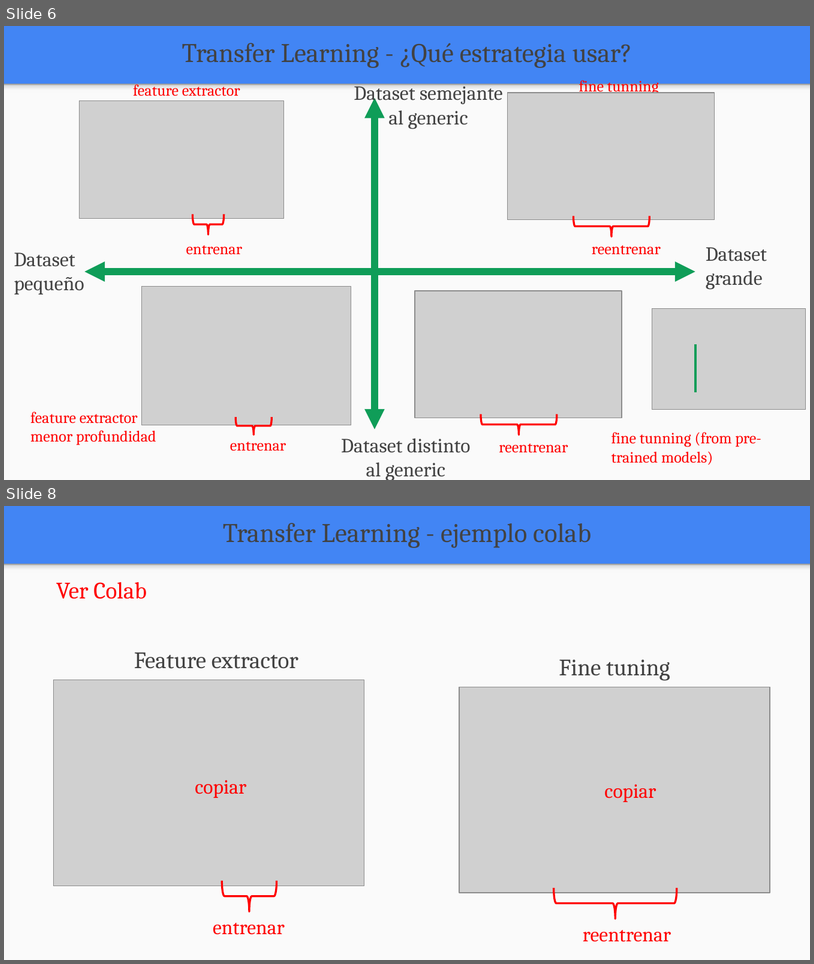
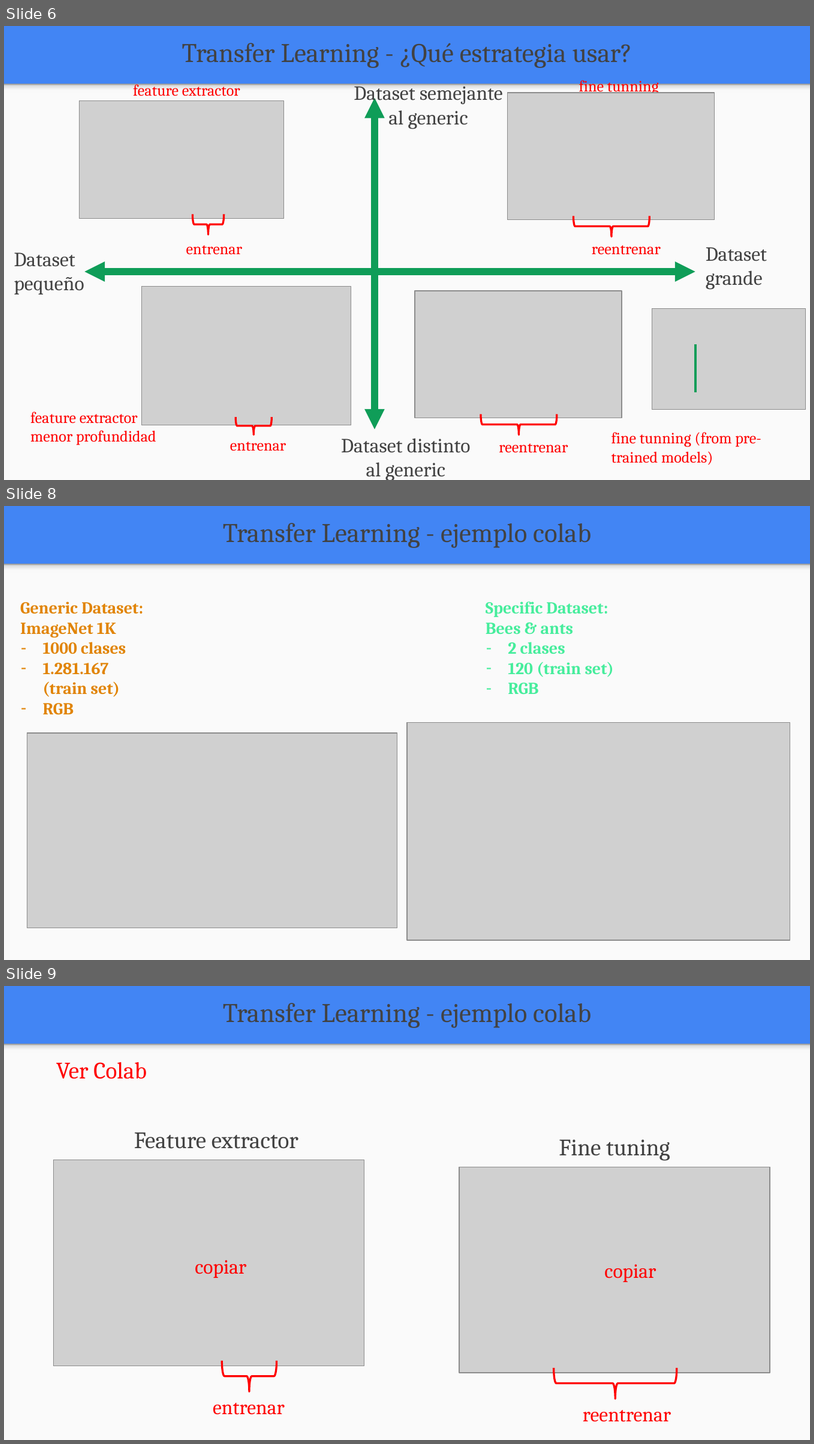
Before and after one commit to FIUBA-Posgrado-Inteligencia-Artificial/aprendizaje_profundo, a slide deck: clase_8/teoria/clase_8.pptx. Shown one above the other, each under a label of ours: slides 6 and 8 before the commit, slides 6, 8 and 9 after it; the slides between them are not shown. The pictures are 814x964 and 814x1444 pixels, drawn with LibreOffice and Linux fonts; fonts in the diff are those of the drawing; grey boxes stand for pictures. Boxes give left, top, right and bottom in pixels: in the first picture for what was removed or moved away, otherwise in the second. Text is boxed around its words. In the diff, an @@ line names an element or a change of style, - is before the commit and + after.

Commit message:
material clase 8 actualizado

```diff
--- a/clase_8/teoria/clase_8.pptx
+++ b/clase_8/teoria/clase_8.pptx
@@ slide 8 added at bbox=[4, 506, 810, 960], background #4285F4; not listed: 2 template elements that a slide beside it also shows @@
@@ text added at bbox=[223, 523, 591, 548], 24 pt, text #424242 @@
+Transfer Learning - ejemplo colab
@@ text added at bbox=[20, 601, 143, 715], 15 pt, text #E18405, bold @@
+Generic Dataset:
+ImageNet 1K
+– 1000 clases
+– 1.281.167 (train set)
+– RGB
@@ text added at bbox=[486, 601, 614, 694], 15 pt, text #46ED9C, bold @@
+Specific Dataset:
+Bees & ants
+– 2 clases
+– 120 (train set)
+– RGB
@@ picture added at bbox=[27, 733, 398, 927] @@
@@ picture added at bbox=[407, 722, 790, 940] @@
@@ what was slide 8 is now slide 9 @@
```
Also in this commit, not shown: 3 slides changed, 5 other files.
